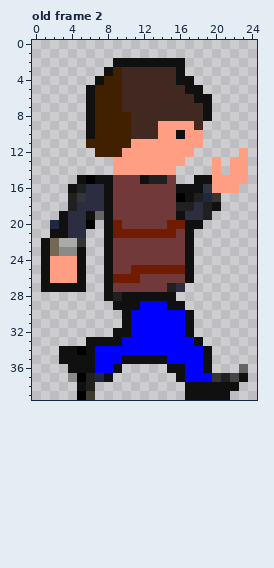
File history of a pixel-art file, static/martin.aseprite. This is how it looked before the edit.
25x40 pixels, 3 frames. Colours within 5 levels of each other are drawn and written as one. Shown: old frame 2. The commit also changed other frames, which this record leaves out.
New version:
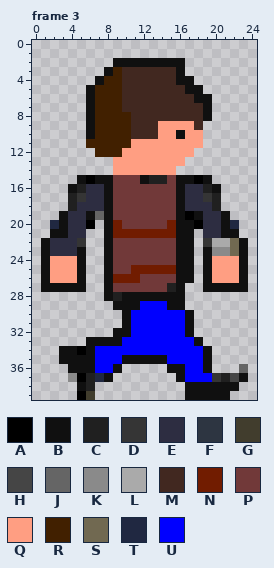
Palette (. is transparent): A #000000  B #101010  C #202020  D #353535  E #2d2d41  F #2d3541  G #413d2d  H #454545  J #656565  K #8a8a8a  L #aaaaaa  M #412820  N #711c00  P #713939  Q #ff9e82  R #412000  S #716951  T #202841  U #0000ff
A new or re-ordered frame is compared with the old frame closest to it.
Edits made:
frames 3 -> 4
--- frame 3 is new; against old frame 2
@@ x 0..24 @@
 11 ......RRRRRQQQQQQQQ......
-12 .......RRRQQQQQQQQ.....Q.
-13 .........QQQQQQQQ...Q.QQ.
-14 .........QQQQQQQ....Q.QQ.
-15 .....BABBPPPBCCP..BBQQQQ.
-16 ....BCEEBPPPPPPPBBBFQQQ..
-17 ....CDEEBPPPPPPPABCTD....
-18 ....CEEEBPPPPPPPCCECB....
-19 ...BEEBJBPPPPPPPBEEC.....
-20 ..TBEEA.BNPPPPPNNBB......
-21 ..BBEE..BNNNNNNNPB.......
-22 .BSLLD..BPPPPPPPPB.......
-23 .BSKKB..BPPPPPPPPB.......
-24 .BQQQB..BPPPPPPPPB.......
-25 .BQQQB..BPPNNNNNNB.......
-26 .BQQQB..BNNNPPPPPB.......
-27 .BBBBB..BPPPPPPCE........
-28 ........BCBBBBBB.........
+12 .......RRRQQQQQQQQ.......
+13 .........QQQQQQQQ........
+14 .........QQQQQQQ.........
+15 .....BABBPPPBCCPBBAB.....
+16 ....BCEEBPPPPPPPBEECB....
+17 ....CDEEBPPPPPPPBEEDC....
+18 ....CEEEBPPPPPPPBEEEC....
+19 ...BEEBJBPPPPPPPBABEEB...
+20 ..TBEEA.BNPPPPPNBBAEEBT..
+21 ..BBEE..BNNNNNNNBB.EEBB..
+22 .BEEED..BPPPPPPPBB.DLLSB.
+23 .BEEEB..BPPPPPPPBB.BKKSB.
+24 .BQQQB..BPPPPPPPBB.BQQQB.
+25 .BQQQB..BPPNNNNNBB.BQQQB.
+26 .BQQQB..BNNNPPPPBB.BQQQB.
+27 .BBBBB..BPPPPPPCB..BBBBB.
+28 ........BCBBBBBBB........
 29 .........BBBUUUBB........
Boxes around the changes in both pictures, in picture pixels (x1, y1, x2, y2):
changed: (176, 148, 248, 301)
changed: (50, 238, 77, 256)
